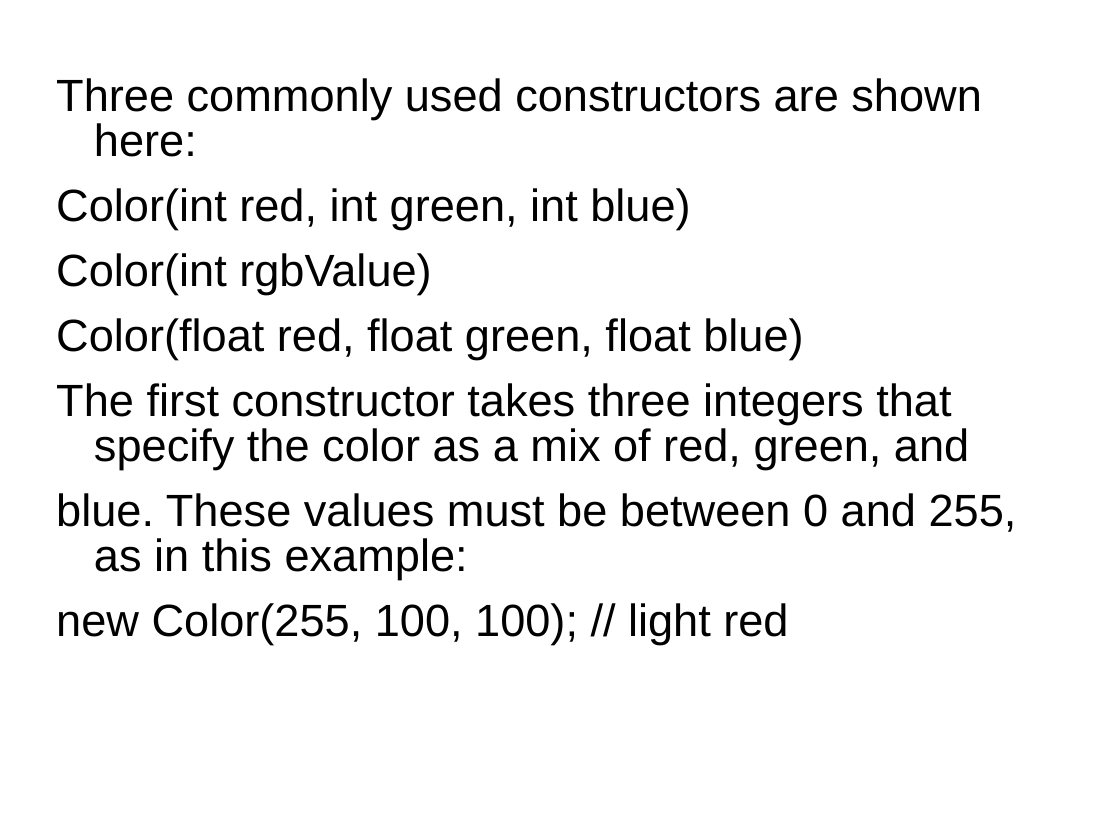
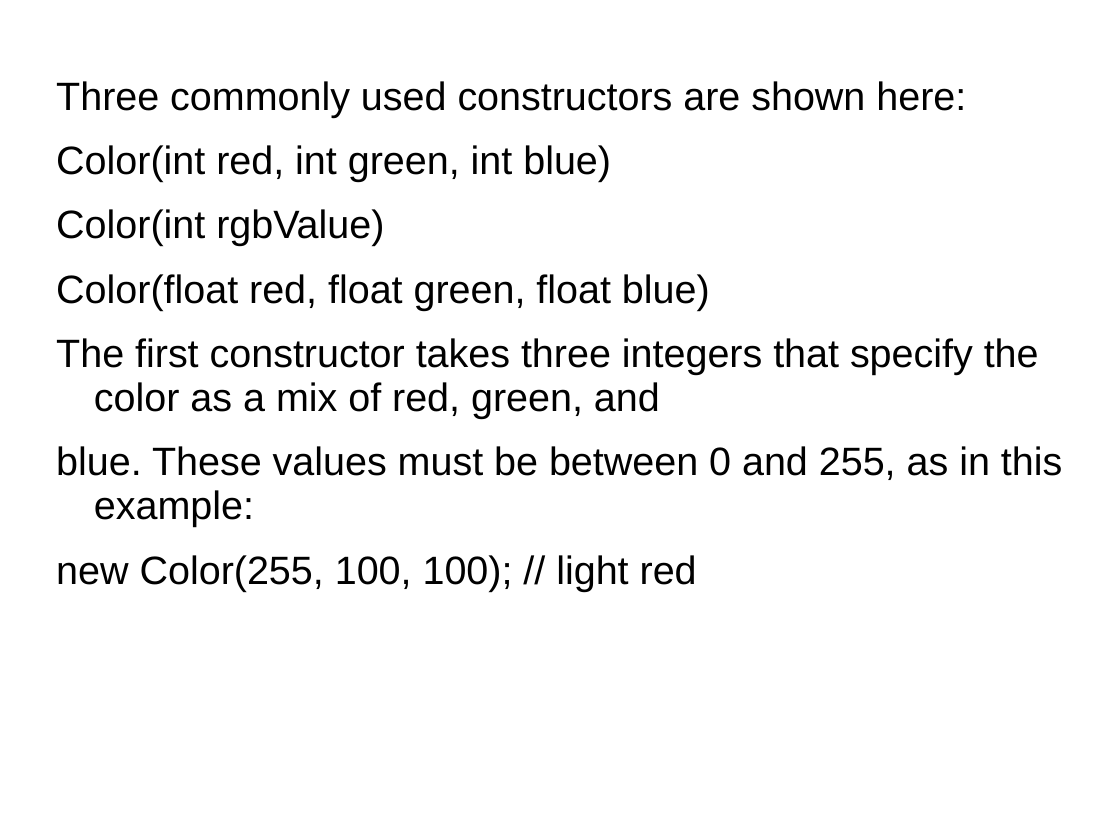
Before and after one commit to GeneralNitin/S4, a slide deck: slide 52 of S4/04. OODP/Notes & PPTs/Chaithanya Ma'ams/Module 6/01. AWT & Swing.ppt. Drawn at 1120x840 pixels with LibreOffice and Linux fonts; fonts in the diff are those of the drawing. Boxes give left, top, right and bottom in pixels: in the first picture for what was removed or moved away, otherwise in the second. Text is boxed around its words. In the diff, an @@ line names an element or a change of style, - is before the commit and + after.

```diff
--- a/S4/04. OODP/Notes & PPTs/Chaithanya Ma'ams/Module 6/01. AWT & Swing.ppt
+++ b/S4/04. OODP/Notes & PPTs/Chaithanya Ma'ams/Module 6/01. AWT & Swing.ppt
@@ text "Three commonly used constructors are ..." at box(56, 81, 1062, 591): size 32 to 28 pt; line spacing 0.83 to 0.93 @@
```
Also in this commit, not shown: 18 other slides changed.
